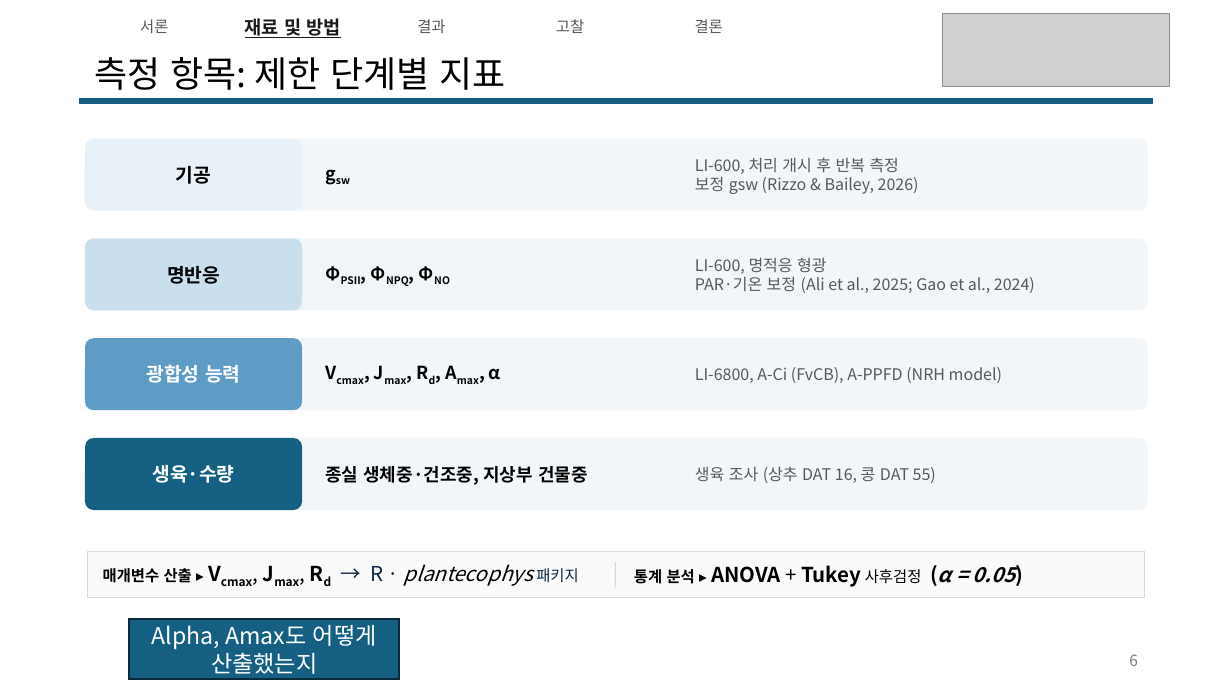
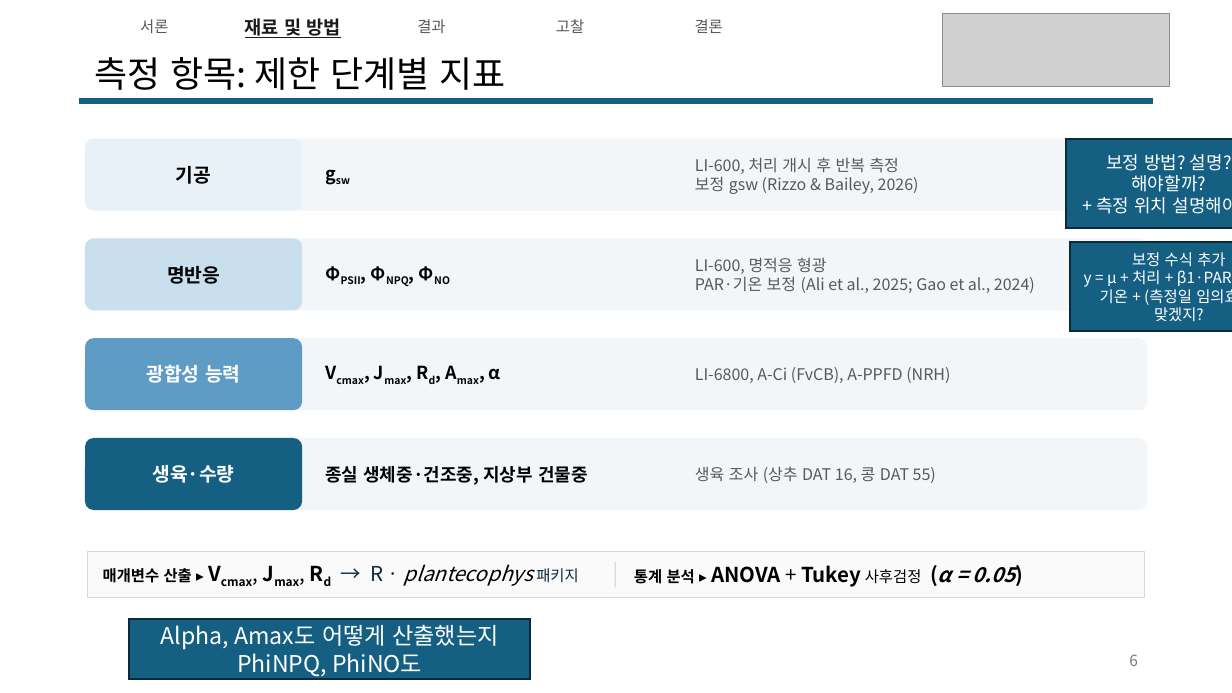
Before and after one commit to YunJM20/-, a slide deck: slide 6 of 구두발표_콩vs로메인상추_v8.pptx. Drawn at 1232x693 pixels with LibreOffice and Linux fonts; fonts in the diff are those of the drawing; grey boxes stand for pictures. Boxes give left, top, right and bottom in pixels: in the first picture for what was removed or moved away, otherwise in the second. Text is boxed around its words. In the diff, an @@ line names an element or a change of style, - is before the commit and + after.

```diff
--- a/구두발표_콩vs로메인상추_v8.pptx
+++ b/구두발표_콩vs로메인상추_v8.pptx
@@ rectangle added at bbox=[1066, 140, 1232, 228], fill #156082, outline #092A39 1.5 pt, 14 pt, text #FFFFFF @@
+보정 방법? 설명?
+해야할까?
++ 측정 위치 설명해야함
@@ rectangle added at bbox=[1070, 242, 1232, 331], fill #156082, outline #092A39 1.5 pt, 12 pt, text #FFFFFF @@
+보정 수식 추가
+y = μ + 처리 + β1·PAR + β2·기온 + (측정일 임의효과)
+맞겠지?
@@ text at bbox=[695, 367, 950, 383]: text changed @@
-LI-6800, A-Ci (FvCB), A-PPFD (NRH model)
+LI-6800, A-Ci (FvCB), A-PPFD (NRH)
@@ rectangle "Alpha, Amax도 어떻게 산출했는지": place and size @@
-rectangle "Alpha, Amax도 어떻게 산출했는지" at bbox=[129, 619, 399, 679]
+rectangle "Alpha, Amax도 어떻게 산출했는지" at bbox=[129, 619, 531, 679]
@@ text in rectangle at bbox=[237, 653, 422, 677]: paragraph added @@
+PhiNPQ, PhiNO도
```
Also in this commit, not shown: 14 other slides changed.
